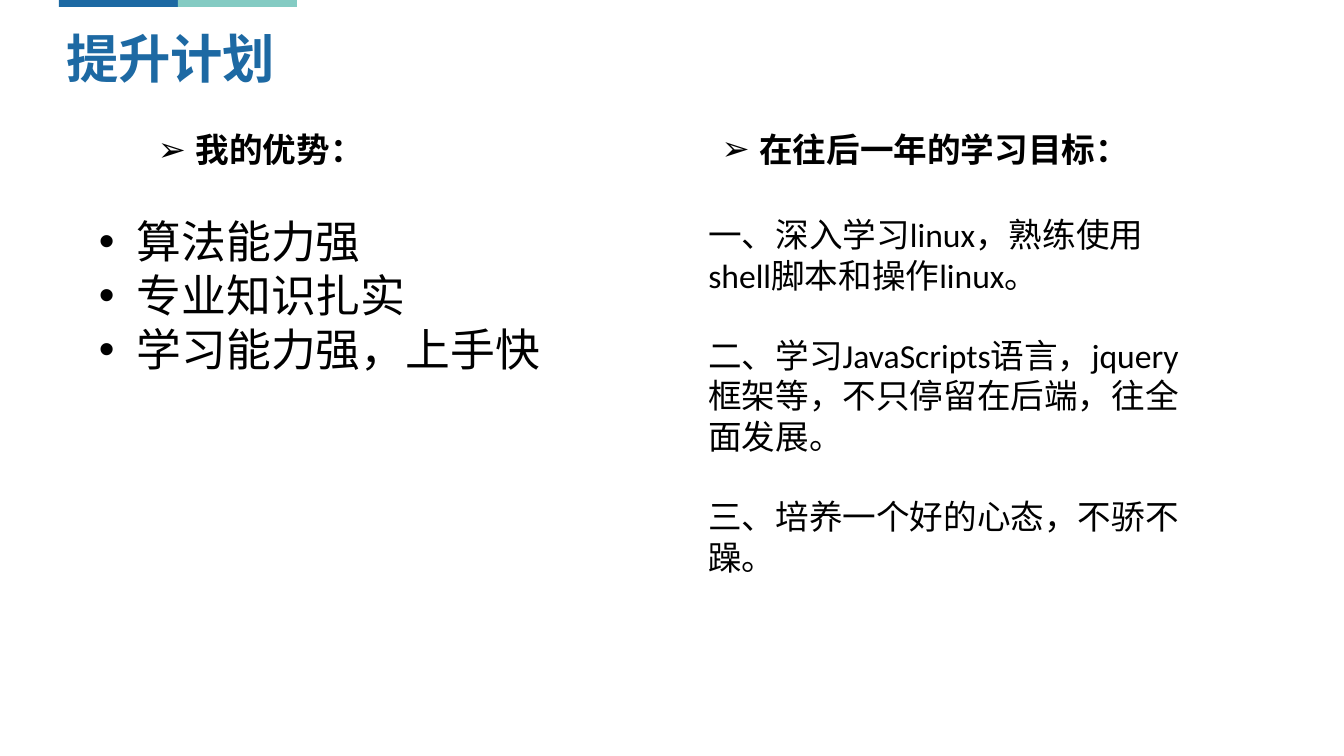
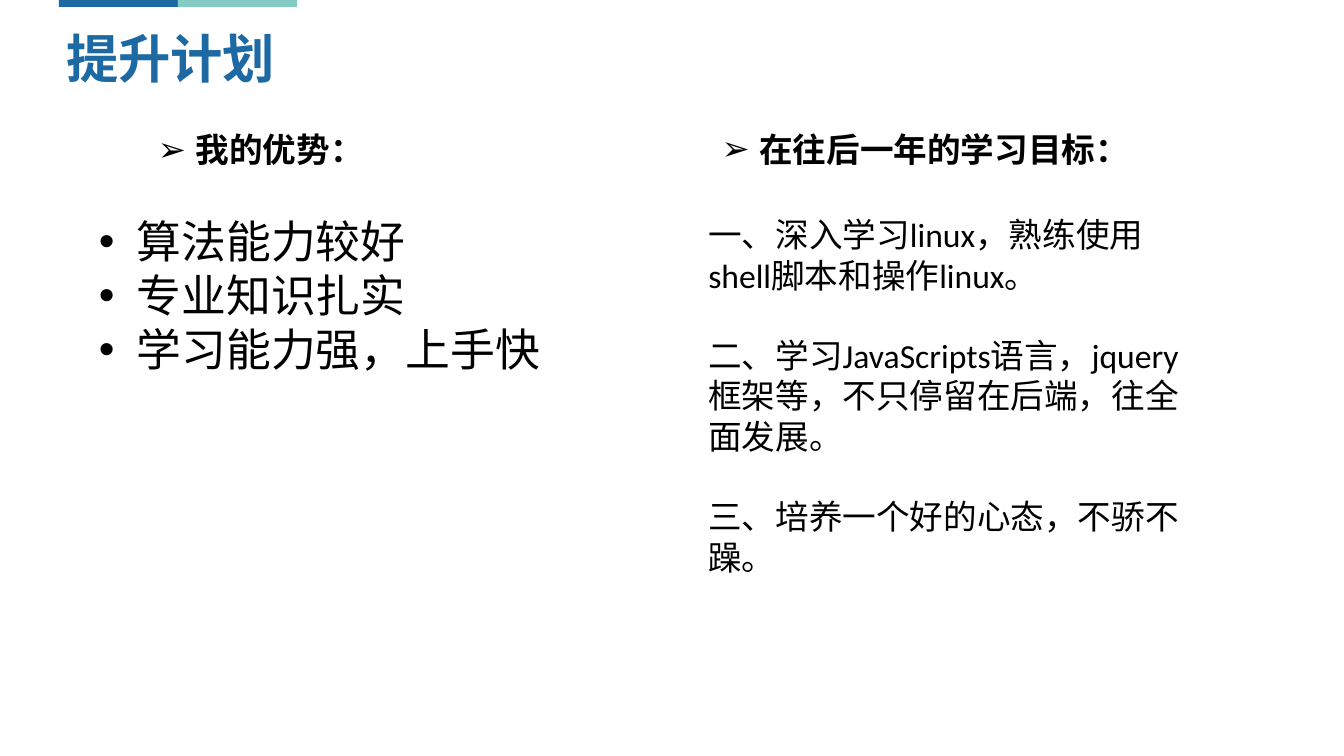
Before and after one commit to Zzy413341422/interview-review, a slide deck: slide 11 of 曾子洋-实习答辩.pptx (slide 10 before the commit). Drawn at 1344x756 pixels with LibreOffice and Linux fonts; fonts in the diff are those of the drawing. Boxes give left, top, right and bottom in pixels: in the first picture for what was removed or moved away, otherwise in the second. Text is boxed around its words. In the diff, an @@ line names an element or a change of style, - is before the commit and + after.

```diff
--- a/曾子洋-实习答辩.pptx
+++ b/曾子洋-实习答辩.pptx
@@ text at (x1=137, y1=220, x2=406, y2=262): text changed @@
-  • 算法能力强
+  • 算法能力较好
```
Also in this commit, not shown: 1 slide added.
